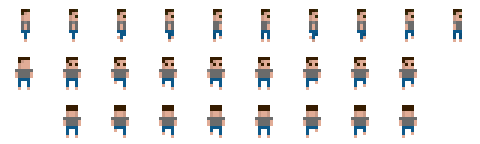
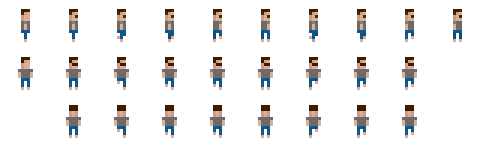
Two versions of the same layered image (480px x 144px). Layer-by-layer changes:
painted on "player" over left=15, top=57, right=411, bottom=138
